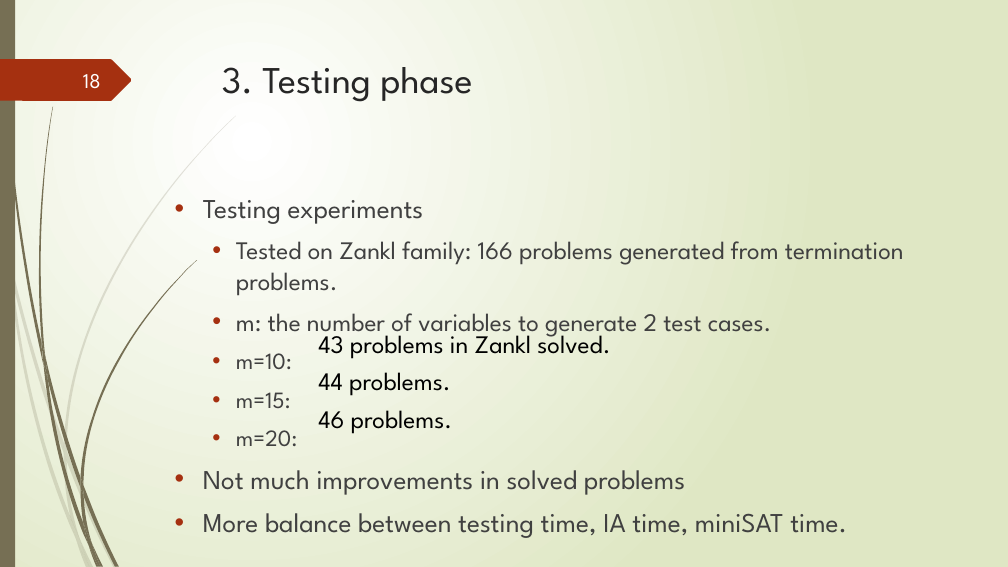
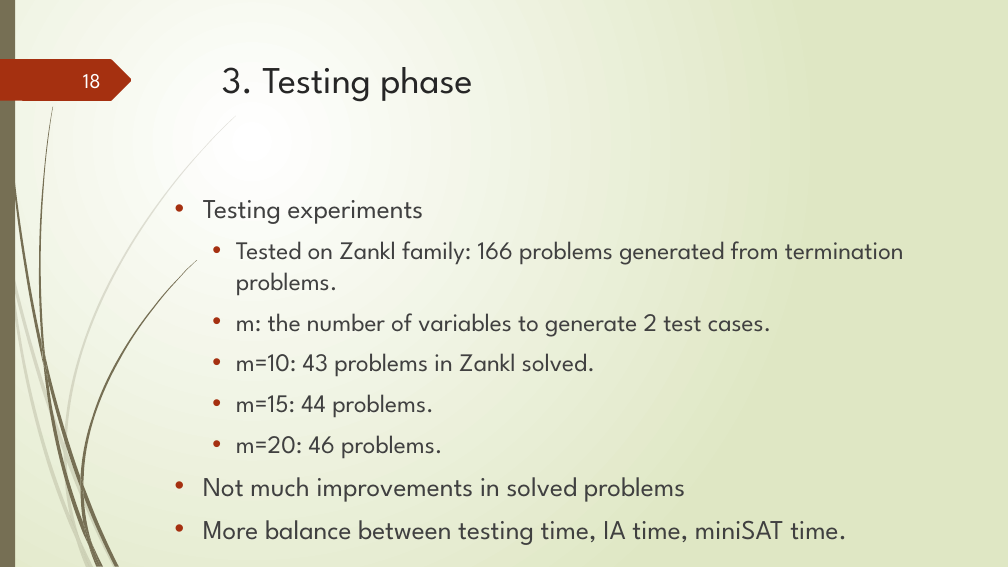
Before and after one commit to tungvx/raSAT, a slide deck: slide 18 of report/midterm.pptx. Drawn at 1008x567 pixels with LibreOffice and Linux fonts; fonts in the diff are those of the drawing. Boxes give left, top, right and bottom in pixels: in the first picture for what was removed or moved away, otherwise in the second. Text is boxed around its words. In the diff, an @@ line names an element or a change of style, - is before the commit and + after.

```diff
--- a/report/midterm.pptx
+++ b/report/midterm.pptx
@@ text removed at <box>318,327,610,359</box> @@
-43 problems in Zankl solved.
@@ text at <box>236,353,595,459</box>: text changed; size 22.2 to 24.1 pt @@
-  • m=10:
-  • m=15:
-  • m=20:
+  • m=10: 43 problems in Zankl solved.
+  • m=15: 44 problems.
+  • m=20: 46 problems.
@@ text removed at <box>318,372,451,396</box> @@
-44 problems.
@@ text removed at <box>318,410,453,434</box> @@
-46 problems.
```
Also in this commit, not shown: 3 other slides changed.
